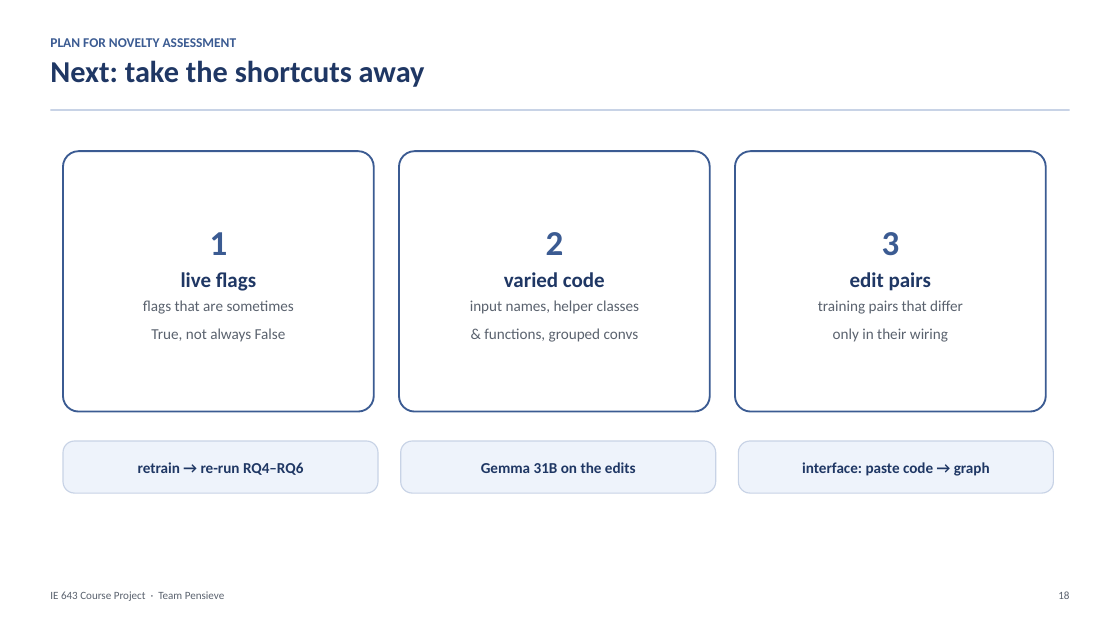
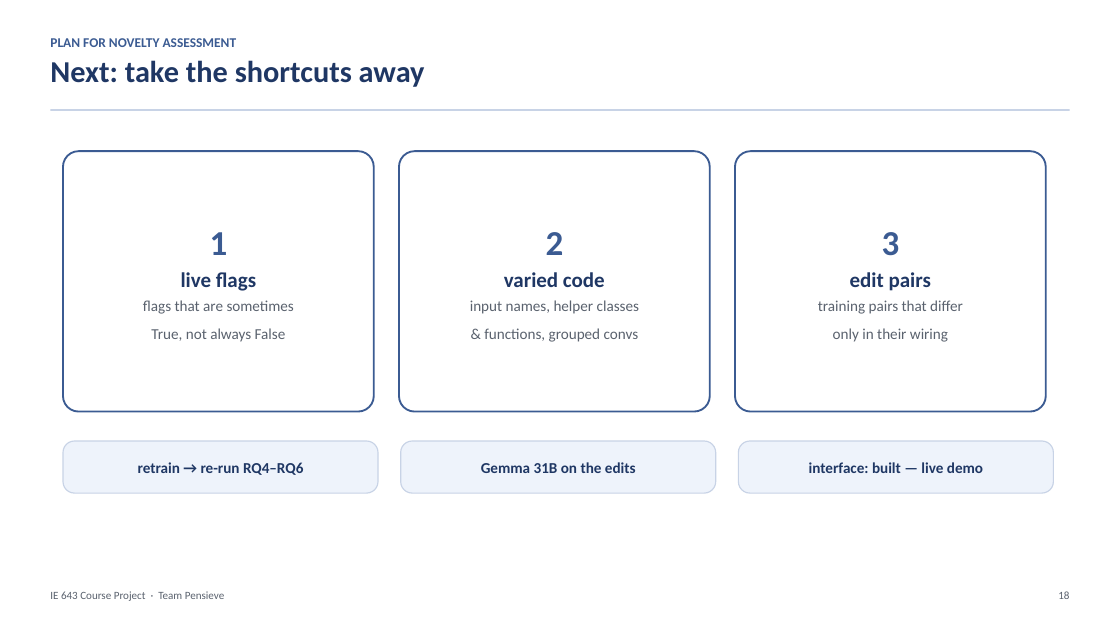
Before and after one commit to Rao-Adarsh/graphArt_LM, a slide deck: slide 18 of docs/presentation/Pensieve_IE643_CourseProject_Final.pptx. Drawn at 1120x630 pixels with LibreOffice and Linux fonts; fonts in the diff are those of the drawing. Boxes give left, top, right and bottom in pixels: in the first picture for what was removed or moved away, otherwise in the second. Text is boxed around its words. In the diff, an @@ line names an element or a change of style, - is before the commit and + after.

```diff
--- a/docs/presentation/Pensieve_IE643_CourseProject_Final.pptx
+++ b/docs/presentation/Pensieve_IE643_CourseProject_Final.pptx
@@ text in rounded rectangle at bbox=[809, 462, 983, 473]: text changed @@
-interface: paste code → graph
+interface: built — live demo
```
Also in this commit, not shown: 55 other files.
